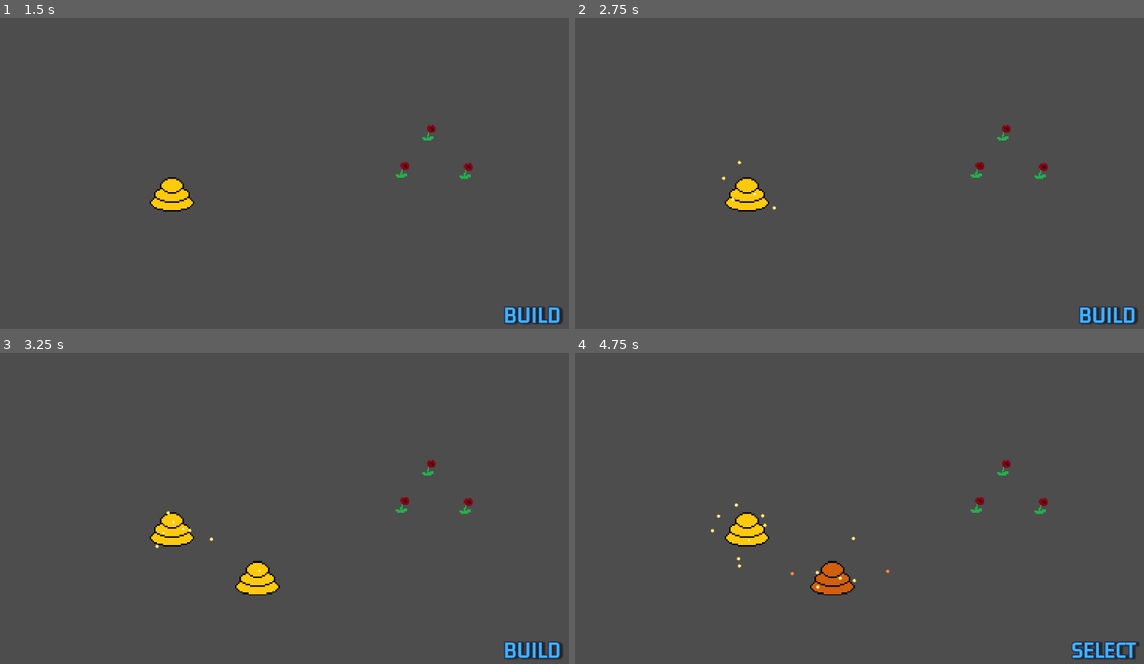
Above: before the commit, frames 1-4 (two rows, left to right).
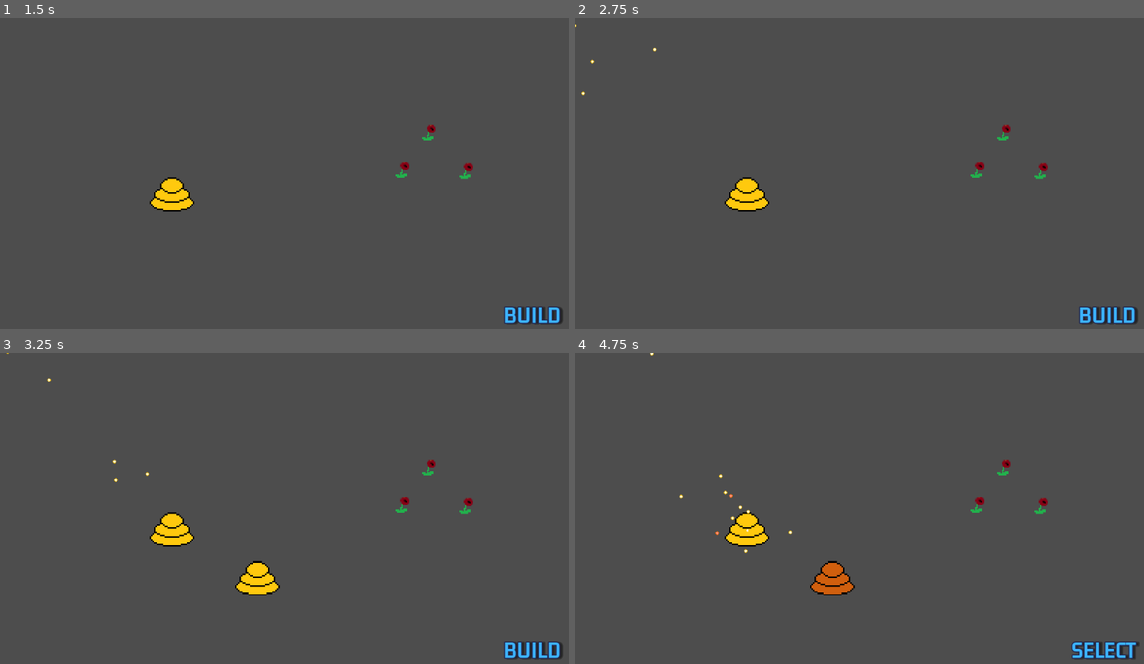
Above: after the commit, the same moments.

Repository: MountainBean/BeeSimple
Game: Godot game, scene res://game_scene/game_scene.tscn
Same seed, same stepped clock (60 frames per second), same inputs: the game is played once before the commit and once after it.
Inputs (mouse positions are in pixels of both pictures, inside the frame that each line leads up to):
- Up to frame 1 (1.5 s): tap Enter at 0.5 s; move the mouse to (409, 164) at 0.52 s; tap H (SendHome) at 0.6 s; click (409, 164) at 0.67 s; tap Space at 1.25 s; move the mouse to (170, 195) at 1.27 s; tap B (BuildMode) at 1.35 s; click (170, 195) at 1.42 s
- Up to frame 2 (2.75 s): tap H (SendHome) at 1.55, 2.3 s; move the mouse to (745, 195) at 2.02 s; press the mouse at (745, 195) at 2.03 s
- Up to frame 3 (3.25 s): move the mouse to (256, 576) at 2.77 s; release the mouse at (256, 576) at 2.78 s; right-click (256, 576) at 2.85 s; click (256, 576) at 2.92 s; tap H (SendHome) at 3.05 s
- Up to frame 4 (4.75 s): move the mouse to (831, 576) at 3.52 s; tap S (SelectMode) at 3.6 s; click (831, 576) at 3.67 s; tap H (SendHome) at 3.8, 4.35 s; move the mouse to (688, 464) at 4.27 s; click (688, 464) at 4.42 s

Frame 1 is identical in both runs. In frame 2, less than 0.1% of the frame differs, in the area x 0-36%, y 2-62%; in frame 3, less than 0.1%; in frame 4, 0.2%, in the area x 13-56%, y 0-76%.

Commit message:
not working bee manager

Diff:
--- a/game_scene/game_scene.gd
+++ b/game_scene/game_scene.gd
@@ -4,13 +4,13 @@
 
 
 const HIVE_BASE = preload("res://hive_base/hive_base.tscn")
+const BEE_BASE = preload("res://bee_base/bee_base.tscn")
 
 var select_box: Area2D
 
 # Called when the node enters the scene tree for the first time.
 func _ready():
 	GameManager.set_cursor_mode(GameManager.CURSOR_MODE.SELECT)
-
 
 
 # Called every frame. 'delta' is the elapsed time since the previous frame.
--- a/game_scene/game_scene.tscn
+++ b/game_scene/game_scene.tscn
@@ -8,6 +8,8 @@
 script = ExtResource("1_wvw2w")
 
 [node name="Hives" type="Node2D" parent="."]
+
+[node name="Bees" type="Node2D" parent="."]
 
 [node name="FlowerBase" parent="." instance=ExtResource("2_yya1e")]
 position = Vector2(938, 308)
--- a/hive_base/hive_base.gd
+++ b/hive_base/hive_base.gd
@@ -6,19 +6,17 @@
 @export var population_cap: int = 8
 
 @onready var spawn_timer = $SpawnTimer
-@onready var bees = $Bees
 @onready var sprite_2d = $Sprite2D
 @onready var collision_shape_2d = $CollisionShape2D
 
 var _selected: bool = false
-
-var BEE_BASE: PackedScene = load("res://bee_base/bee_base.tscn")
 
 # Called when the node enters the scene tree for the first time.
 func _ready():
 	spawn_timer.set_wait_time(60.0 / bee_spawn_rate)
 	spawn_timer.start()
 	#new_hive_bee()
+
 
 
 # Called every frame. 'delta' is the elapsed time since the previous frame.
@@ -28,17 +26,11 @@
 func _get_class_name() -> String:
 	return "hive_base"
 
-func new_hive_bee() -> void:
-	var bee = BEE_BASE.instantiate()
-	bee.set_origin_hive(self)
-	bee.set_cur_hive(self)
-	bees.add_child(bee)
-
 func get_bees() -> Array[bee_base]:
 	var bee_list: Array[bee_base] = []
-	for node in bees.get_children():
-		if node._get_class_name() == "bee_base":
-			bee_list.append(node)
+	for bee in BeeManager._bees:
+		if bee.get_cur_hive() == self:
+			bee_list.append(bee)
 	return bee_list
 
 func on_select() -> void:
@@ -59,8 +51,8 @@
 	SignalManager.on_bees_grabbed.emit(bee_list)
 
 func _on_spawn_timer_timeout():
-	if bees.get_children().size() < population_cap:
-		new_hive_bee()
+	if get_bees().size() < population_cap:
+		BeeManager.make_new_hive_bee(self)
 
 func _on_input_event(viewport, event, shape_idx):
 	if event.is_action_pressed("MouseClick") == true:
--- a/hive_base/hive_base.tscn
+++ b/hive_base/hive_base.tscn
@@ -16,8 +16,6 @@
 
 [node name="SpawnTimer" type="Timer" parent="."]
 
-[node name="Bees" type="Node2D" parent="."]
-
 [node name="CollisionShape2D" type="CollisionShape2D" parent="."]
 shape = SubResource("CircleShape2D_22gnr")
 
--- a/project.godot
+++ b/project.godot
@@ -19,6 +19,7 @@
 
 SignalManager="*res://singletons/signal_manager.gd"
 GameManager="*res://singletons/game_manager.gd"
+BeeManager="*res://singletons/bee_manager.gd"
 
 [input]
 
--- /dev/null
+++ b/singletons/bee_manager.gd
@@ -0,0 +1,21 @@
+extends Node
+
+const BEE_BASE = preload("res://bee_base/bee_base.tscn")
+
+var _bees: Array[bee_base] = []
+
+func add_child_deferred(child_to_add) -> void:
+	get_node("/root/GameScene/Bees").add_child(child_to_add)
+
+func call_add_child(child_to_add) -> void:
+	call_deferred("add_child_deferred", child_to_add)
+
+func make_new_hive_bee(hive: hive_base) -> void:
+	var bee = BEE_BASE.instantiate()
+	bee.set_origin_hive(hive)
+	bee.set_cur_hive(hive)
+	print("hive position = x: %.1f, y: %.1f" % [hive.position.x, hive.position.y])
+	bee.set_home(hive.position)
+	print("bee home = x: %.1f, y: %.1f" % [bee._home_point.x, bee._home_point.y])
+	_bees.append(bee)
+	call_add_child(bee)
--- a/singletons/game_manager.gd
+++ b/singletons/game_manager.gd
@@ -1,4 +1,5 @@
 extends Node
+
 
 enum CURSOR_MODE { SELECT, BUILD }
 
@@ -15,6 +16,7 @@
 # Called every frame. 'delta' is the elapsed time since the previous frame.
 func _process(delta):
 	pass
+
 
 func add_to_select_hives(hives: Array[hive_base]) -> void:
 	_selected_hives.append_array(hives)
--- a/singletons/signal_manager.gd
+++ b/singletons/signal_manager.gd
@@ -4,4 +4,3 @@
 signal on_hive_click(hive: hive_base)
 signal on_bees_grabbed(bees: Array[bee_base])
 signal on_deselect_all
-signal on_new_hive_bee(hive: hive_base)
